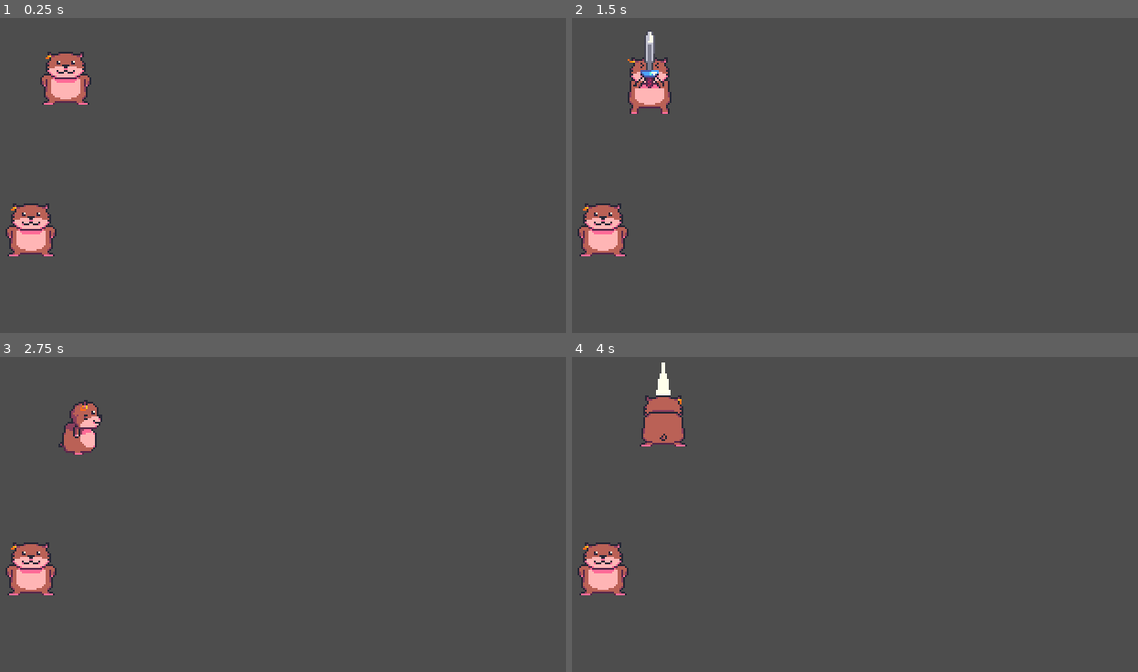
Above: before the commit, frames 1-4 (two rows, left to right).
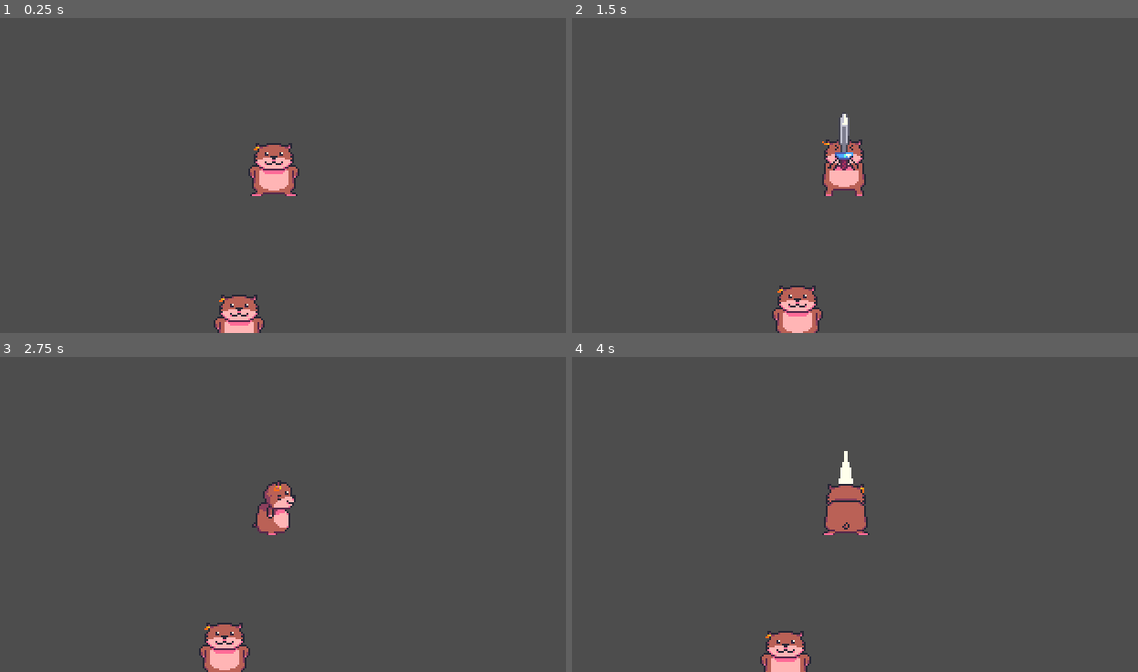
Above: after the commit, the same moments.

Repository: FlyinButter1/Hackathon
Game: Godot game, scene res://world1.tscn
Two runs of this game, one before a commit and one after it. Both use one fixed random seed, a clock stepped at 60 frames per second and the inputs below.
Inputs:
- Up to frame 1 (0.25 s): no input
- Up to frame 2 (1.5 s): tap Enter (ui_accept) at 0.5, 0.77 s; hold D (move_right) 0.53-1.28 s; hold F (attack) 0.53-1.28 s; hold S (move_down) from 1.28 s (still down); tap F (attack) at 1.35 s
- Up to frame 3 (2.75 s): tap Enter (ui_accept) at 1.52 s; release S (move_down) at 2.03 s; hold D (move_right) from 2.03 s (still down); hold F (attack) from 2.03 s (still down)
- Up to frame 4 (4 s): release D (move_right) at 2.78 s; release F (attack) at 2.78 s; hold W (move_up) 2.78-3.53 s; tap F (attack) at 2.85 s; tap Enter (ui_accept) at 3.02, 3.77 s; hold A (move_left) from 3.53 s (still down); hold F (attack) from 3.53 s (still down)

The runs differ from the first frame. In frame 1, 4.5% of the frame differs, in the area x 0-53%, y 10-100%; in frame 2, 4.9%, in the area x 0-52%, y 4-100%; in frame 3, 4.2%; in frame 4, 4.7%.
Error in both runs: Invalid assignment of property or key 'is_blocked' with value of type 'bool' on a base object of type 'Nil'. (res://Npc/InteractionListener.gd:25)

Commit message:
Camera

Diff:
--- a/Player/player.gd
+++ b/Player/player.gd
@@ -7,6 +7,7 @@
 @onready var animationTree = $AnimationTree
 @onready var animationTreePlayback = animationTree.get('parameters/playback')
 @onready var hitbox = $HitboxAnchor/Hitbox
+@onready var remoteTransform2D = $RemoteTransform2D
 var input_vector: Vector2 = Vector2.ZERO
 
 func _input(event):
@@ -71,3 +72,7 @@
 
 func _on_hurtbox_knockback(knockback_value, knockback_vector):
 	velocity += knockback_vector * knockback_value
+
+func connect_camera(camera):
+	var camera_path = camera.get_path()
+	remoteTransform2D.remote_path = camera_path
--- a/Player/player.tscn
+++ b/Player/player.tscn
@@ -571,6 +571,8 @@
 
 [node name="InteractionPlayer" parent="." instance=ExtResource("5_bqhsh")]
 
+[node name="RemoteTransform2D" type="RemoteTransform2D" parent="."]
+
 [connection signal="death" from="Hurtbox" to="." method="_on_hurtbox_death"]
 [connection signal="knockback" from="Hurtbox" to="." method="_on_hurtbox_knockback"]
 
--- /dev/null
+++ b/World1.gd
@@ -0,0 +1,7 @@
+extends Node2D
+
+@onready var camera = $Camera2D
+@onready var player = $CharacterBody2D
+
+func _ready():
+	player.connect_camera(camera)
--- a/world1.tscn
+++ b/world1.tscn
@@ -1,5 +1,6 @@
-[gd_scene load_steps=6 format=3 uid="uid://dl3vlj0ablptg"]
+[gd_scene load_steps=7 format=3 uid="uid://dl3vlj0ablptg"]
 
+[ext_resource type="Script" path="res://World1.gd" id="1_qm7je"]
 [ext_resource type="PackedScene" uid="uid://bkui8ocdu3a4w" path="res://Player/player.tscn" id="1_u1ui7"]
 [ext_resource type="PackedScene" uid="uid://b7txius5yit3r" path="res://Enemy/test_enemy.tscn" id="2_wpegm"]
 [ext_resource type="PackedScene" uid="uid://n5vbb5rr3hvr" path="res://Npc/npc.tscn" id="3_tpoys"]
@@ -11,6 +12,7 @@
 outlines = Array[PackedVector2Array]([PackedVector2Array(107, -17, 24, 12, 10, 113, 53, 205, 202, 195, 318, 159, 352, 61, 255, 5, 201, 2)])
 
 [node name="World" type="Node2D"]
+script = ExtResource("1_qm7je")
 
 [node name="CharacterBody2D" parent="." instance=ExtResource("1_u1ui7")]
 position = Vector2(46, 40)
@@ -29,4 +31,6 @@
 
 [node name="DialogueHandler" parent="npc" instance=ExtResource("4_awg78")]
 
+[node name="Camera2D" type="Camera2D" parent="."]
+
 [editable path="npc"]
